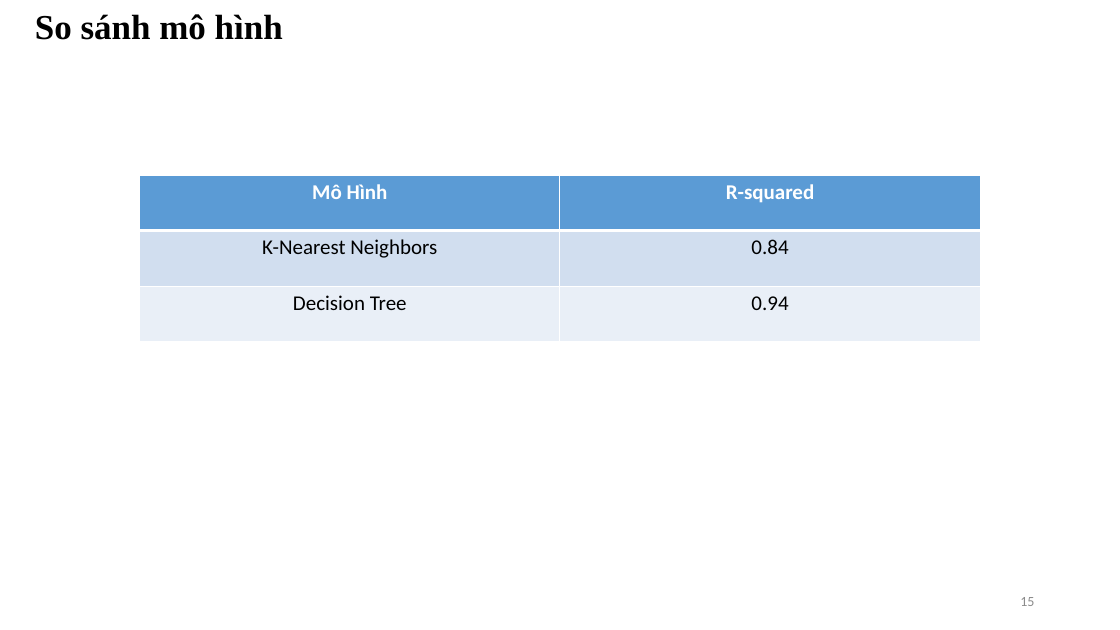
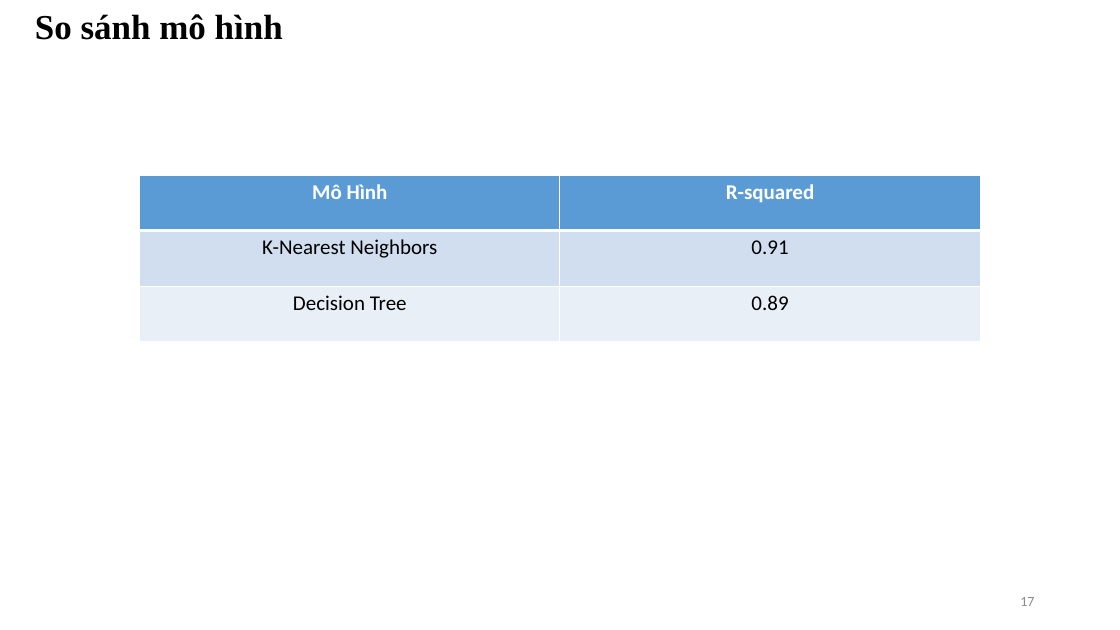
Before and after one commit to quocdunglxag123/Project-DM-Nhom10, a slide deck: slide 17 of Nhom10-report.pptx (slide 15 before the commit). Drawn at 1120x630 pixels with LibreOffice and Linux fonts; fonts in the diff are those of the drawing. Boxes give left, top, right and bottom in pixels: in the first picture for what was removed or moved away, otherwise in the second. Text is boxed around its words. In the diff, an @@ line names an element or a change of style, - is before the commit and + after.

```diff
--- a/Nhom10-report.pptx
+++ b/Nhom10-report.pptx
@@ table at (139, 176, 980, 342) @@
-row 2, column 2: 0.84
+row 2, column 2: 0.91
-row 3, column 2: 0.94
+row 3, column 2: 0.89
@@ page number at (1020, 597, 1034, 606): text changed @@
-15
+17
```
Also in this commit, not shown: 2 slides added.
